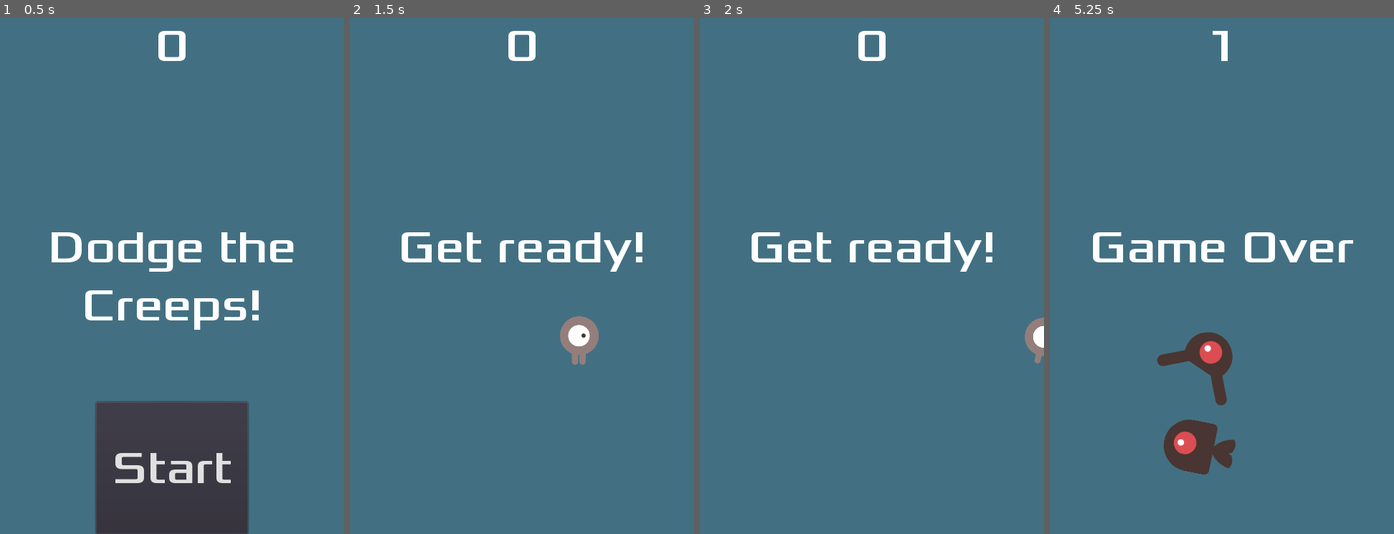
Above: before the commit, frames 1-4 (left to right).
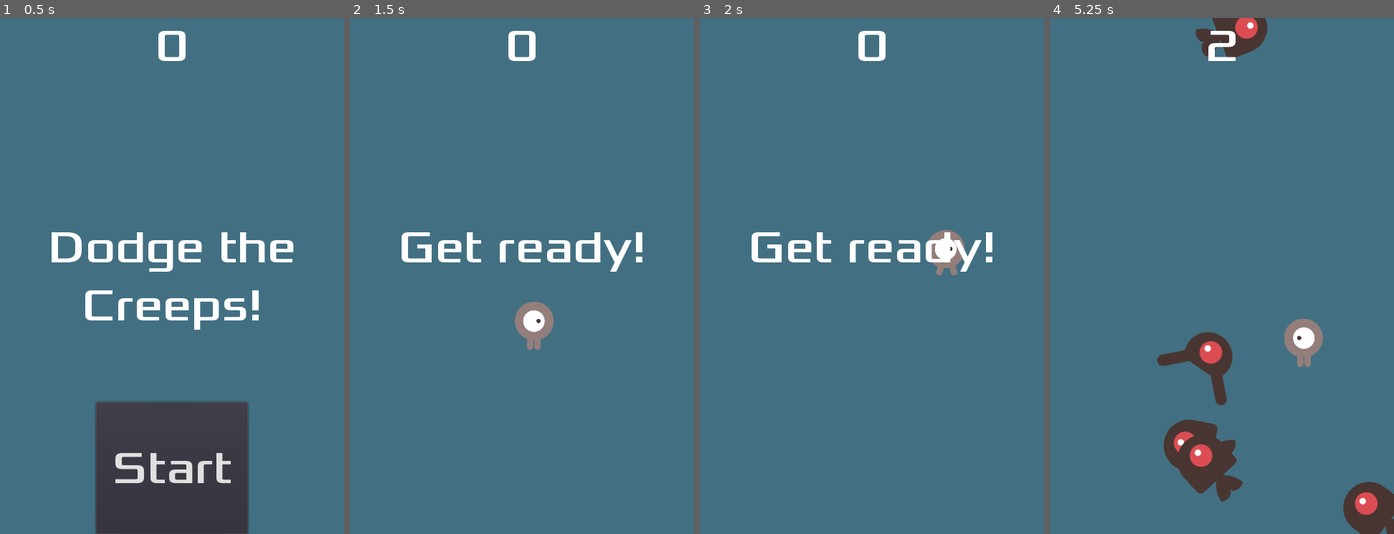
Above: after the commit, the same moments.

Repository: shiuido/GodotTutorial
Game: Godot game, scene res://Main.tscn
The game is run twice, just before and just after one commit, with the same random seed, the same clock (stepped at 60 frames per second) and the same inputs. Sound files missing from this copy of the repository are replaced by a short silence.
Inputs (mouse positions are in pixels of both pictures, inside the frame that each line leads up to):
- Up to frame 1 (0.5 s): no input
- Up to frame 2 (1.5 s): click "Start" at 0.5 s; tap Enter at 1.25 s; move the mouse to (597, 250) at 1.27 s; hold Right (ui_right) from 1.28 s (still down); click (597, 250) at 1.42 s
- Up to frame 3 (2 s): keep holding Right (ui_right)
- Up to frame 4 (5.25 s): move the mouse to (1153, 301) at 2.02 s; release Right (ui_right) at 2.03 s; hold Down (ui_down) 2.03-2.78 s; click (1153, 301) at 2.17 s; move the mouse to (1256, 162) at 2.77 s; hold Right (ui_right) 2.78-3.53 s; click (1256, 162) at 2.92 s; move the mouse to (1204, 379) at 3.52 s; hold Up (ui_up) 3.53-4.28 s; click (1204, 379) at 3.67 s; move the mouse to (1325, 353) at 4.27 s; hold Left (ui_left) from 4.28 s (still down); click (1325, 353) at 4.42 s; move the mouse to (1118, 198) at 5.02 s; click (1118, 198) at 5.17 s

Frame 1 is identical in both runs. In frame 2, 1.5% of the frame differs, in the area x 47-73%, y 55-68%; in frame 3, 0.8%; in frame 4, 6.0%, in the area x 12-100%, y 0-100%.

Commit message:
Changed to touch controls

Diff:
--- a/Player.gd
+++ b/Player.gd
@@ -7,6 +7,9 @@
 export var speed = 400
 var screen_size
 
+var velocity = Vector2()
+var target = Vector2()
+
 # Called when the node enters the scene tree for the first time.
 func _ready():
 	hide()
@@ -15,29 +18,14 @@
 
 # Called every frame. 'delta' is the elapsed time since the previous frame.
 func _process(delta):
-	var velocity = Vector2()
-
-	if Input.is_action_pressed("ui_up"):
-		velocity.y -= 1
-
-	if Input.is_action_pressed("ui_down"):
-		velocity.y += 1
-
-	if Input.is_action_pressed("ui_left"):
-		velocity.x -= 1
-
-	if Input.is_action_pressed("ui_right"):
-		velocity.x += 1
-
-	if velocity.length() > 0:
-		velocity = velocity.normalized() * speed
+	if position.distance_to(target) > 10:
+		velocity = (target - position).normalized()
 		$AnimatedSprite.play()
 	else:
+		velocity = Vector2()
 		$AnimatedSprite.stop()
 
-	position += velocity * delta
-	position.x = clamp(position.x, 0, screen_size.x)
-	position.y = clamp(position.y, 0, screen_size.y)
+	position += velocity * speed * delta
 
 	if velocity.x != 0:
 		$AnimatedSprite.animation = "right"
@@ -47,6 +35,10 @@
 		$AnimatedSprite.animation = "up"
 		$AnimatedSprite.flip_v = velocity.y > 0
 
+func _input(event):
+	if event is InputEventScreenTouch and event.pressed:
+		target = event.position
+
 func _on_Player_body_entered(body):
 	$CollisionShape2D.set_deferred("disabled", true)
 	hide()
@@ -54,5 +46,6 @@
 
 func start(pos):
 	position = pos
+	target = pos
 	show()
 	$CollisionShape2D.disabled = false
--- a/project.godot
+++ b/project.godot
@@ -23,6 +23,14 @@
 
 window/size/width=480
 window/size/height=720
+window/handheld/orientation="portrait"
+window/stretch/mode="2d"
+window/stretch/aspect="keep"
+
+[input_devices]
+
+pointing/emulate_touch_from_mouse=true
+pointing/emulate_mouse_from_touch=false
 
 [rendering]
 
